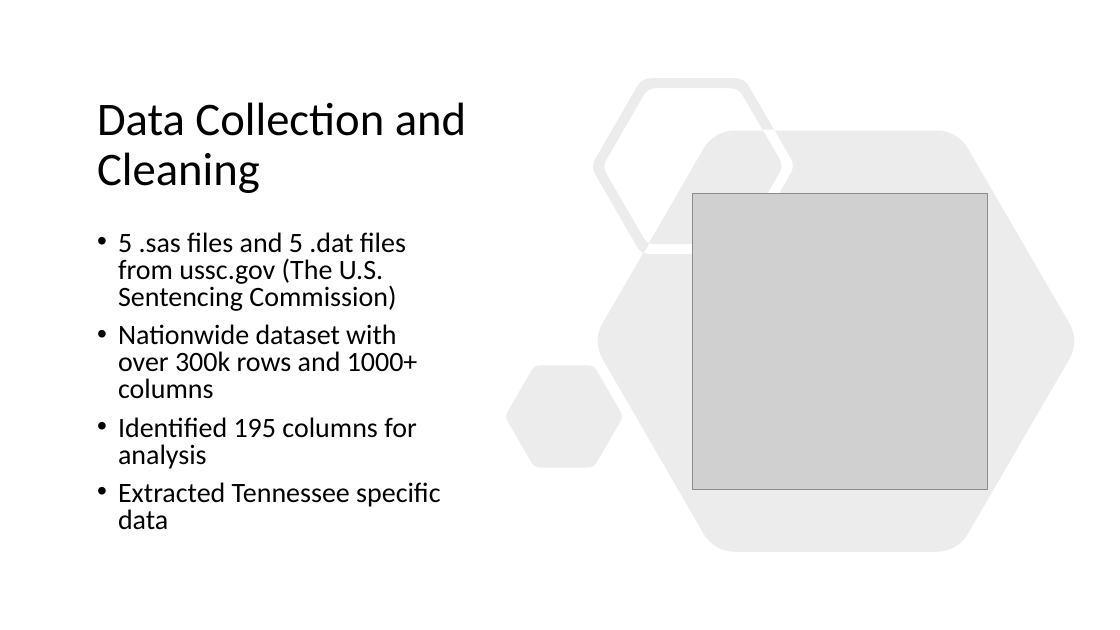
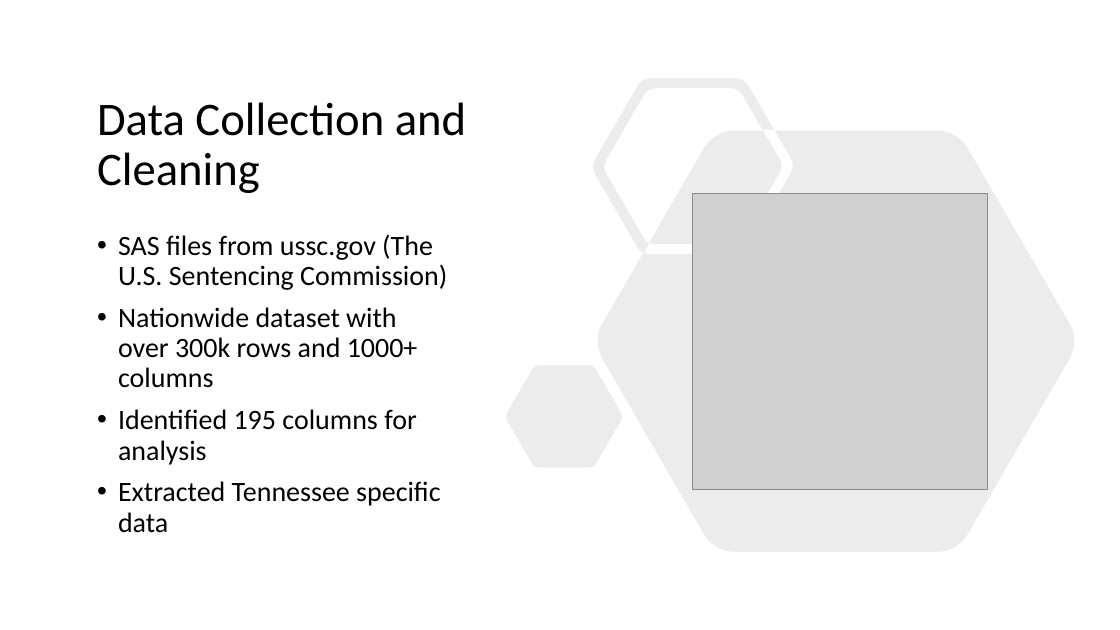
Before and after one commit to jenwhitson/sentencing_project, a slide deck: slide 3 of Presentation.pptx. Drawn at 1120x630 pixels with LibreOffice and Linux fonts; fonts in the diff are those of the drawing; grey boxes stand for pictures. Boxes give left, top, right and bottom in pixels: in the first picture for what was removed or moved away, otherwise in the second. Text is boxed around its words. In the diff, an @@ line names an element or a change of style, - is before the commit and + after.

```diff
--- a/Presentation.pptx
+++ b/Presentation.pptx
@@ text at [118, 234, 447, 290]: text changed @@
-• 5 .sas files and 5 .dat files from ussc.gov (The U.S. Sentencing Commission)
+• SAS files from ussc.gov (The U.S. Sentencing Commission)
@@ text at [118, 307, 440, 533]: line spacing 0.8 to 0.9 @@
```
Also in this commit, not shown: 7 other slides changed, 1 slide removed.
